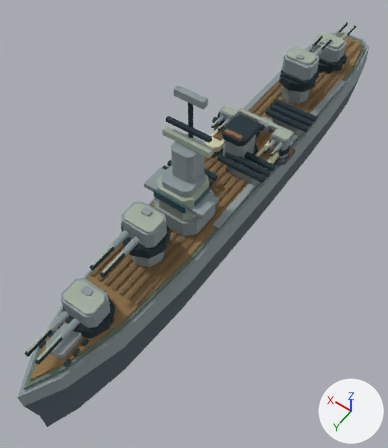
One commit to the glTF model game/public/assets/models/historic-prinz-eugen.glb: the scene before it, then after it.
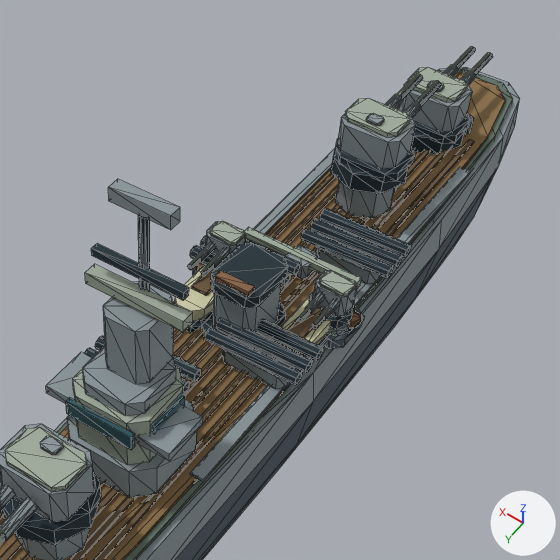
Each version appears first whole from a 50 mm lens placed at (-1.43, 2.47, 3.25), pointed at (-0.03, 0.51, 0.16), and next in a close-up on the part from 32% to 100% of the width and 0% to 59% of the height. Lighting does not change. The marker at lower right points along +X, +Y and +Z. The last two pictures show the newer version. The close-ups show mesh edges as thin lines. Where no turn or scale is listed for an object, it has been applied to the vertices. Vertices at exactly the same position are counted once.

The first close-up shows 'historic-prinz-eugen-historic-prinz-eugen-geometry', 'historic-prinz-eugen-historic_catapult_0.009-geometry', 'historic-prinz-eugen-historic_funnel_0.036-geometry', 'historic-prinz-eugen-part_bridge.035-geometry', 'historic-prinz-eugen-turret_aa_aa-port.037-geometry', 'historic-prinz-eugen-turret_aa_aa-starboard.035-geometry', 'historic-prinz-eugen-turret_main_1.024-geometry', 'historic-prinz-eugen-turret_main_2.023-geometry', 'historic-prinz-eugen-turret_main_3.012-geometry' and 3 more.
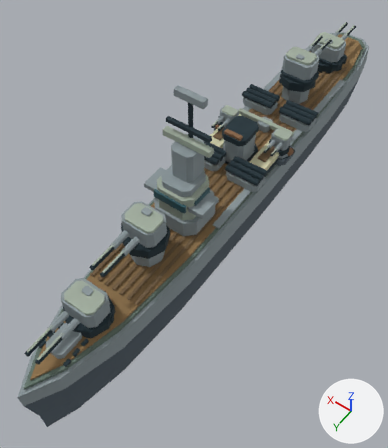
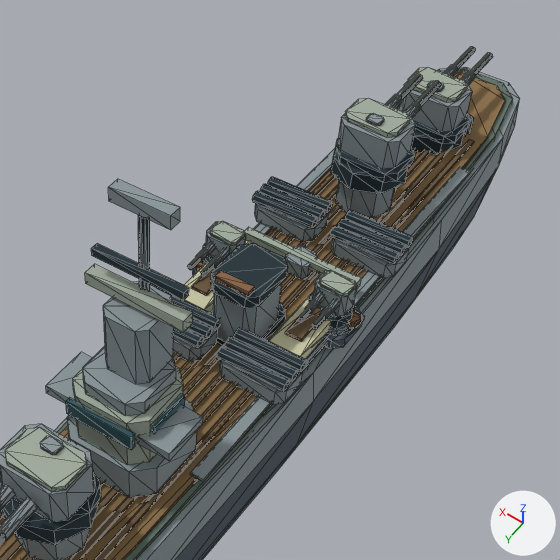
What differs and where, as boxes [x1, y1, x2, y2] in the close-ups (560 x 560 px):
'historic-prinz-eugen-torpedo_bank_2.002-geometry', added: after [216, 328, 307, 404]
    faces in mat_fleet_ink (dark cyan #20333b): [216, 328, 307, 392]
    faces in mat_fleet_edge_de (grey #8d999d): [219, 360, 302, 404]
'historic-prinz-eugen-torpedo_bank_0.006-geometry', added: after [330, 210, 413, 277]
    faces in mat_fleet_ink (dark cyan #20333b): [330, 210, 413, 264]
    faces in mat_fleet_edge_de (grey #8d999d): [331, 238, 409, 277]
'historic-prinz-eugen-torpedo_bank_1.005-geometry', added: after [252, 177, 333, 241]
    faces in mat_fleet_ink (dark cyan #20333b): [252, 177, 333, 228]
    faces in mat_fleet_edge_de (grey #8d999d): [254, 203, 328, 241]
'historic-prinz-eugen-torpedo_bank_3.001-geometry', added: after [157, 288, 219, 360]
    faces in mat_fleet_ink (dark cyan #20333b): [157, 288, 219, 348]
    faces in mat_fleet_edge_de (grey #8d999d): [173, 329, 217, 360]
part 1 of me_faceted_armored_hull_037, deleted: before [84, 209, 411, 394]

The edits, one by one:
me_faceted_armored_hull_037 is used by ob_historic_prinz_eugen_historic_prinz_eugen_geometry; location (0.0, 0.0, 0.0).
me_faceted_armored_hull_037 had 696 vertices, 1189 faces and spanned x -0.32..0.32, y -2.16..2.16, z -0.34..0.5.
me_faceted_armored_hull_037 now has 440 vertices, 741 faces and spans x -0.32..0.32, y -2.16..2.16, z -0.34..0.5.
me_faceted_armored_hull_037 part 1: 16 loose pieces with 256 vertices, spanning x -0.32..0.32, y -0.74..0.42, z 0.34..0.46, are deleted.
Mesh me_torpedo_launcher_base_017 is new.
It has 64 vertices, 112 faces and spans x -0.134..0.134, y -0.08..0.08, z 0.34..0.453.
Faces by material slot: [28, 84].
It uses material mat_fleet_edge_de (grey #8d999d).
It uses material mat_fleet_ink (dark cyan #20333b).
Mesh me_torpedo_launcher_base_015 is new.
It has 64 vertices, 112 faces and spans x -0.134..0.134, y -0.08..0.08, z 0.34..0.453.
Faces by material slot: [28, 84].
It uses material mat_fleet_edge_de (grey #8d999d).
It uses material mat_fleet_ink (dark cyan #20333b).
Object 'historic-prinz-eugen-torpedo_bank_3.001-geometry' (ob_historic_prinz_eugen_torpedo_bank_3_001_geometry) is new; it shows me_torpedo_launcher_base_017.
Its location is (0.174, 0.065, 0.0).
Object 'historic-prinz-eugen-torpedo_bank_2.002-geometry' (ob_historic_prinz_eugen_torpedo_bank_2_002_geometry) is new; it shows a copy of me_torpedo_launcher_base_017.
Its location is (-0.174, 0.065, 0.0).
Object 'historic-prinz-eugen-torpedo_bank_1.005-geometry' (ob_historic_prinz_eugen_torpedo_bank_1_005_geometry) is new; it shows me_torpedo_launcher_base_015.
Its location is (0.174, -0.712, 0.0).
Object 'historic-prinz-eugen-torpedo_bank_0.006-geometry' (ob_historic_prinz_eugen_torpedo_bank_0_006_geometry) is new; it shows a copy of me_torpedo_launcher_base_015.
Its location is (-0.174, -0.712, 0.0).
